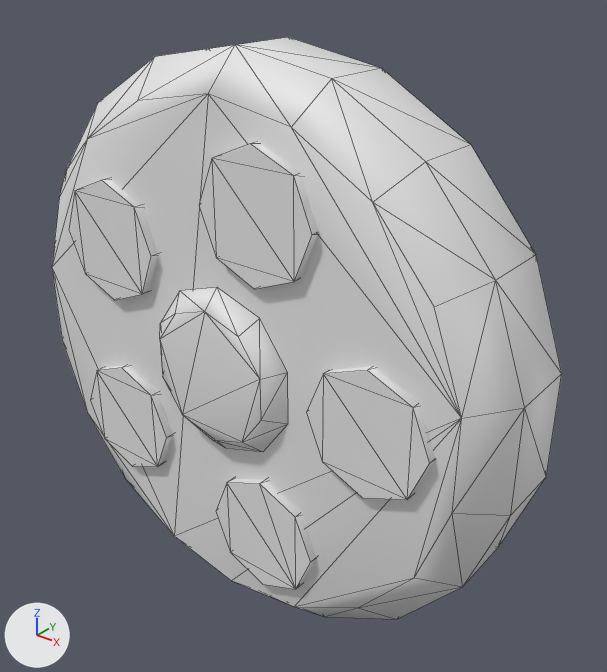
The FBX model Content/TheFinalTake/Meshes/Studio/Stations/SM_Station_FilmCamera_Reel.fbx: old version first, new version second.
Both versions are drawn from a 50 mm lens placed at (0.292, -0.333, 0.221), pointed at (0.014, 0.015, 0.005). Every picture has the same lights, and +X, +Y and +Z are marked at lower left. The first picture is the older version. Mesh edges are drawn as thin lines. Where no turn or scale is listed for an object, it has been applied to the vertices.

The scene before the commit, as lines of its bpy script (objects in view):
```python
me_sm_station_filmcamera_reel_001 = bpy.data.meshes.new('SM_Station_FilmCamera_Reel.001')
me_sm_station_filmcamera_reel_001.from_pydata(...)  # 192 vertices, 356 faces; spans x -0.168..0.168, y -0.05..0.05, z -0.17..0.17
me_sm_station_filmcamera_reel_001.materials.append(mat_m_ft_vertex)  # white #e7e7e7
ob_sm_station_filmcamera_reel = bpy.data.objects.new('SM_Station_FilmCamera_Reel', me_sm_station_filmcamera_reel_001)
ob_sm_station_filmcamera_reel.location = (0.0, 0.0, 0.0)
```
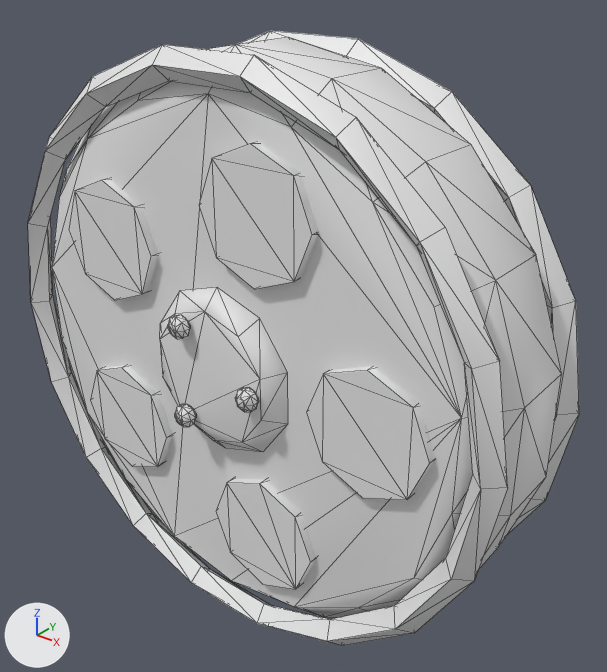
What differs and where, as boxes (x1, y1, x2, y2) in the pictures (607 x 672 px):
'SM_Station_FilmCamera_Reel', reshaped (8% wider): before (52, 37, 562, 619); after (28, 31, 579, 646)
part 1 of me_sm_station_filmcamera_reel_001, added (mostly hidden): after (239, 31, 579, 534)
part 2 of me_sm_station_filmcamera_reel_001, added: after (28, 44, 508, 646)
part 3 of me_sm_station_filmcamera_reel_001, added: after (235, 387, 259, 412)
part 4 of me_sm_station_filmcamera_reel_001, added: after (168, 315, 190, 339)
part 5 of me_sm_station_filmcamera_reel_001, added: after (175, 404, 196, 427)

What the commit changed:
me_sm_station_filmcamera_reel_001 is used by ob_sm_station_filmcamera_reel; location (0.0, 0.0, 0.0).
me_sm_station_filmcamera_reel_001 had 192 vertices, 356 faces and spanned x -0.168..0.168, y -0.05..0.05, z -0.17..0.17.
me_sm_station_filmcamera_reel_001 now has 528 vertices, 1004 faces and spans x -0.173..0.173, y -0.06..0.059, z -0.17..0.17.
me_sm_station_filmcamera_reel_001 part 1: a new loose piece of 72 vertices spanning x -0.172..0.172, y 0.032..0.048, z -0.17..0.17, in mat_m_ft_vertex (white #e7e7e7).
me_sm_station_filmcamera_reel_001 part 2: a new loose piece of 72 vertices spanning x -0.173..0.173, y -0.049..-0.031, z -0.17..0.17, in mat_m_ft_vertex (white #e7e7e7).
me_sm_station_filmcamera_reel_001 part 3: a new loose piece of 32 vertices spanning x 0.025..0.039, y -0.06..-0.049, z -0.007..0.007, in mat_m_ft_vertex (white #e7e7e7).
me_sm_station_filmcamera_reel_001 part 4: a new loose piece of 32 vertices spanning x -0.023..-0.009, y -0.06..-0.049, z 0.021..0.034, in mat_m_ft_vertex (white #e7e7e7).
me_sm_station_filmcamera_reel_001 part 5: a new loose piece of 32 vertices spanning x -0.023..-0.009, y -0.06..-0.049, z -0.034..-0.021, in mat_m_ft_vertex (white #e7e7e7).
Other edits to the shape of me_sm_station_filmcamera_reel_001 do not show in these pictures.
